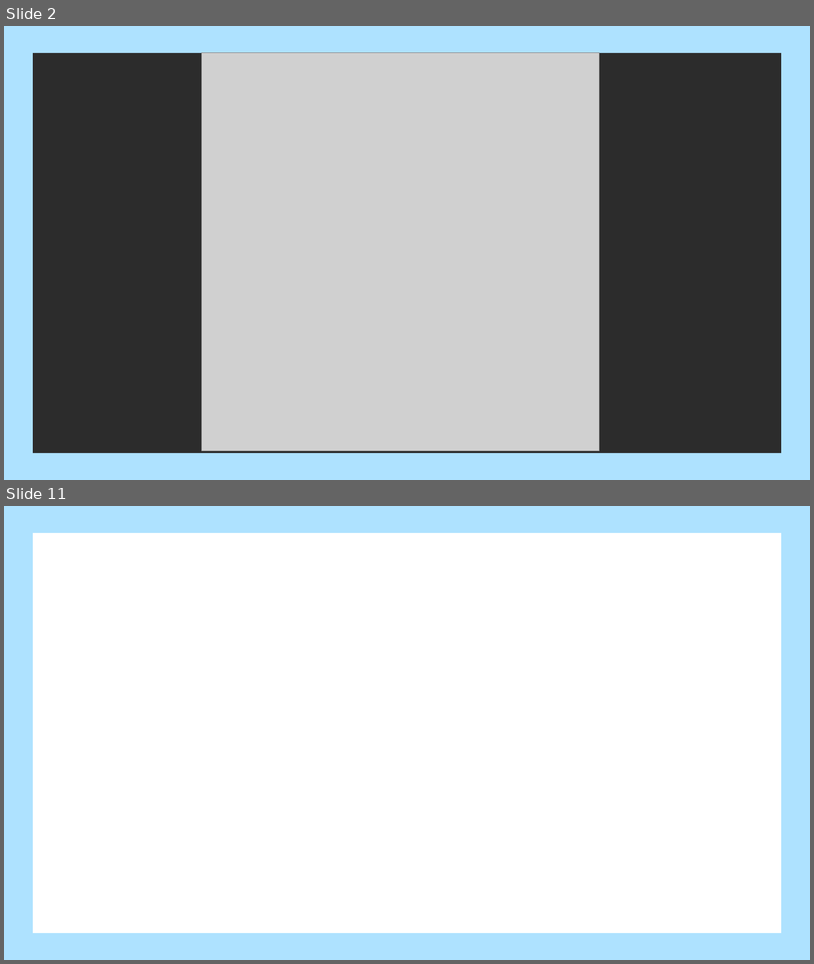
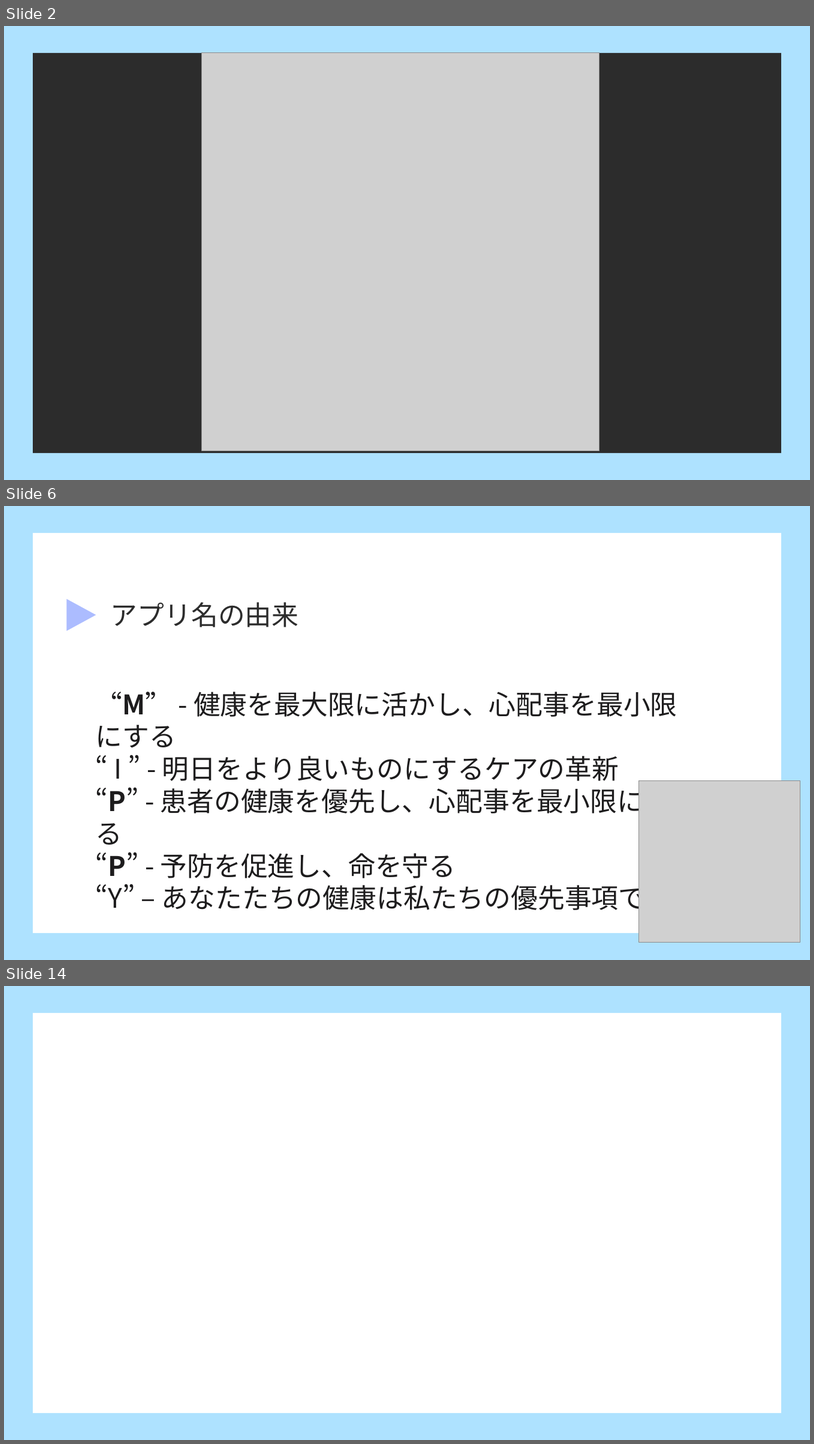
Before and after one commit to dojo2023/D-1, a slide deck: doc/発表資料.pptx. Shown one above the other, each under a label of ours: slides 2 and 11 before the commit, slides 2, 6 and 14 after it; the slides between them are not shown. The pictures are 814x964 and 814x1444 pixels, drawn with LibreOffice and Linux fonts; fonts in the diff are those of the drawing; grey boxes stand for pictures. Boxes give left, top, right and bottom in pixels: in the first picture for what was removed or moved away, otherwise in the second. Text is boxed around its words. In the diff, an @@ line names an element or a change of style, - is before the commit and + after.

```diff
--- a/doc/発表資料.pptx
+++ b/doc/発表資料.pptx
@@ slide 6 added at <box>4,506,810,960</box>, background #AEE2FF @@
@@ rectangle added at <box>33,532,782,933</box>, fill #FFFFFF @@
@@ triangle added at <box>67,599,96,631</box>, fill #ACBCFF @@
@@ text added at <box>111,602,299,627</box>, 32 pt, text #2C2C2C @@
+アプリ名の由来
@@ text added at <box>95,691,678,915</box>, 32 pt, text #1D1C1D @@
+“M” - 健康を最大限に活かし、心配事を最小限にする
+“ I ” - 明日をより良いものにするケアの革新
+“P” - 患者の健康を優先し、心配事を最小限にする
+“P” - 予防を促進し、命を守る
+“Y” – あなたたちの健康は私たちの優先事項です
@@ picture added at <box>639,780,801,942</box> @@
@@ what was slide 11 is now slide 14 @@
```
Also in this commit, not shown: 8 slides changed, 2 other slides added.
